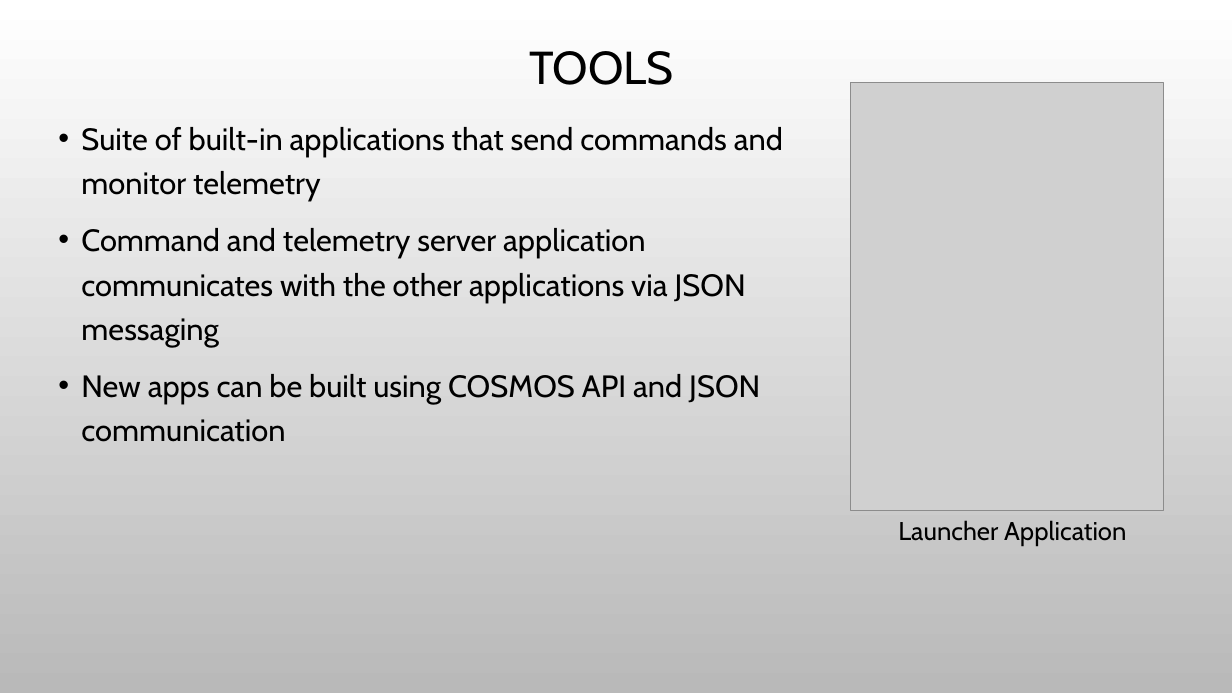
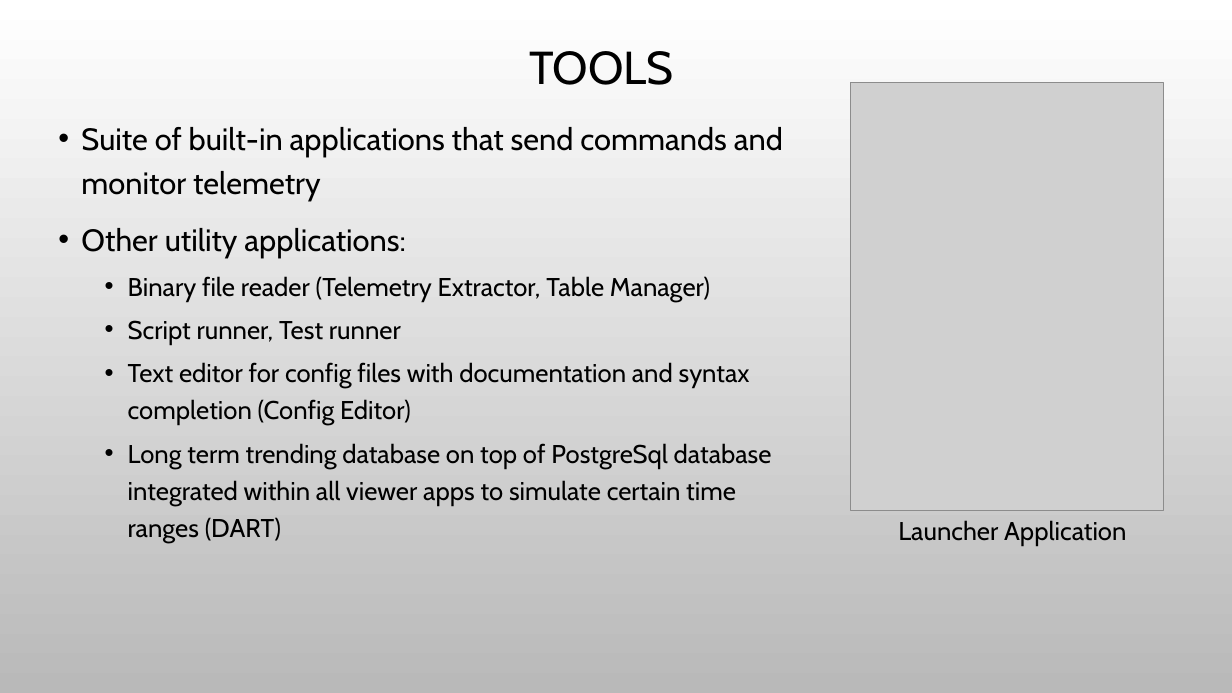
Before and after one commit to JPLOpenSource/fprime-sw-Rel1.0, a slide deck: slide 5 of Autocoders/doc/Cosmos_Presentation.pptx. Drawn at 1232x693 pixels with LibreOffice and Linux fonts; fonts in the diff are those of the drawing; grey boxes stand for pictures; background and template pictures are left out. Boxes give left, top, right and bottom in pixels: in the first picture for what was removed or moved away, otherwise in the second. Text is boxed around its words. In the diff, an @@ line names an element or a change of style, - is before the commit and + after.

Commit message:
Fixed Ruby scripts in lib, modified presentation

```diff
--- a/Autocoders/doc/Cosmos_Presentation.pptx
+++ b/Autocoders/doc/Cosmos_Presentation.pptx
@@ text at bbox=[81, 228, 772, 542]: text changed; size 24 to 20 pt @@
-• Command and telemetry server application communicates with the other applications via JSON messaging
-• New apps can be built using COSMOS API and JSON communication
+• Other utility applications:
+  • Binary file reader (Telemetry Extractor, Table Manager)
+  • Script runner, Test runner
+  • Text editor for config files with documentation and syntax completion (Config Editor)
+  • Long term trending database on top of PostgreSql database integrated within all viewer apps to simulate certain time ranges (DART)
```
Also in this commit, not shown: 2 other slides changed, 5 other files.
